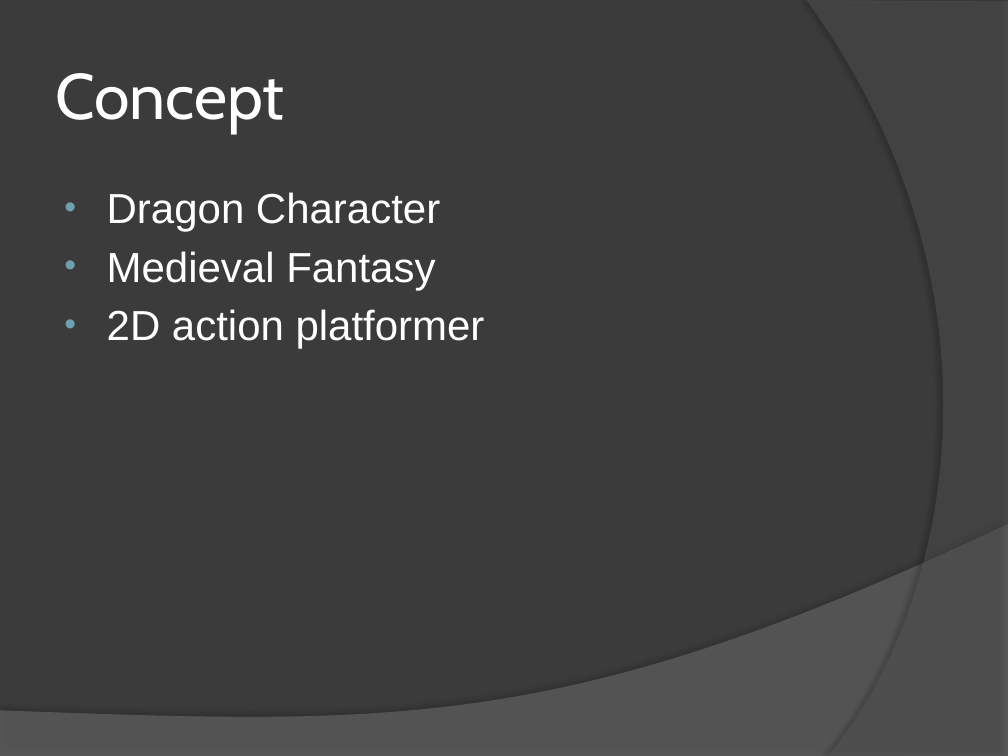
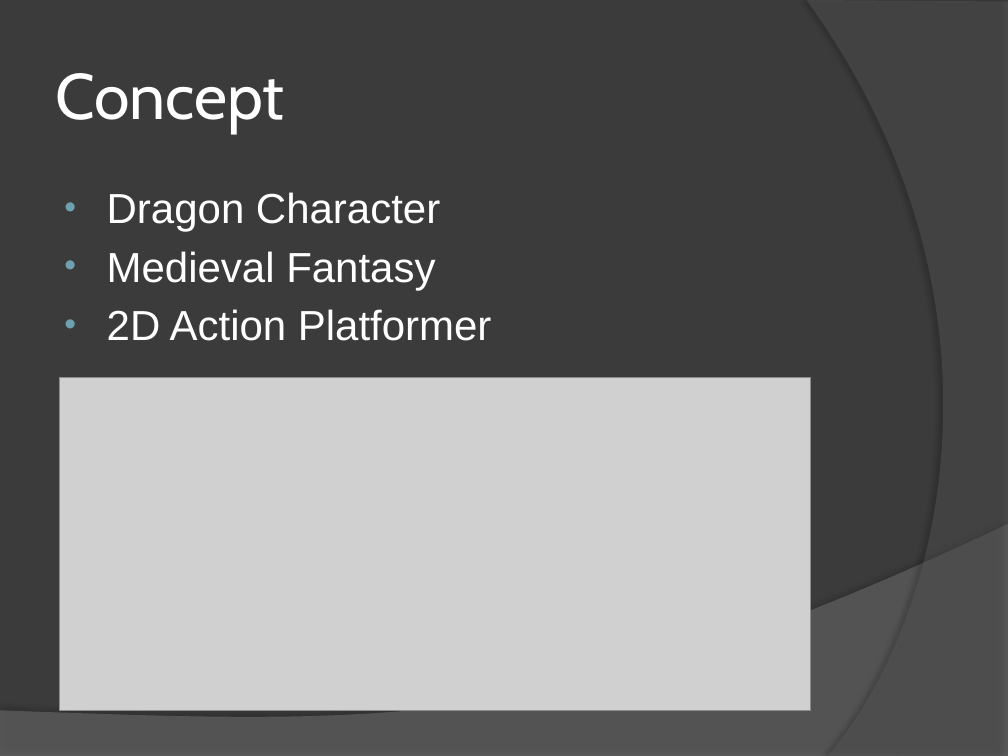
Before and after one commit to everescent/drqst, a slide deck: slide 2 of Pre-Production/D-Sync.pptx. Drawn at 1008x756 pixels with LibreOffice and Linux fonts; fonts in the diff are those of the drawing; grey boxes stand for pictures. Boxes give left, top, right and bottom in pixels: in the first picture for what was removed or moved away, otherwise in the second. Text is boxed around its words. In the diff, an @@ line names an element or a change of style, - is before the commit and + after.

```diff
--- a/Pre-Production/D-Sync.pptx
+++ b/Pre-Production/D-Sync.pptx
@@ text at [107, 309, 492, 341]: text changed @@
-• 2D action platformer
+• 2D Action Platformer
@@ picture added at [59, 378, 810, 711] @@
```
Also in this commit, not shown: 6 other slides changed, 3 slides added, 1 slide removed.
